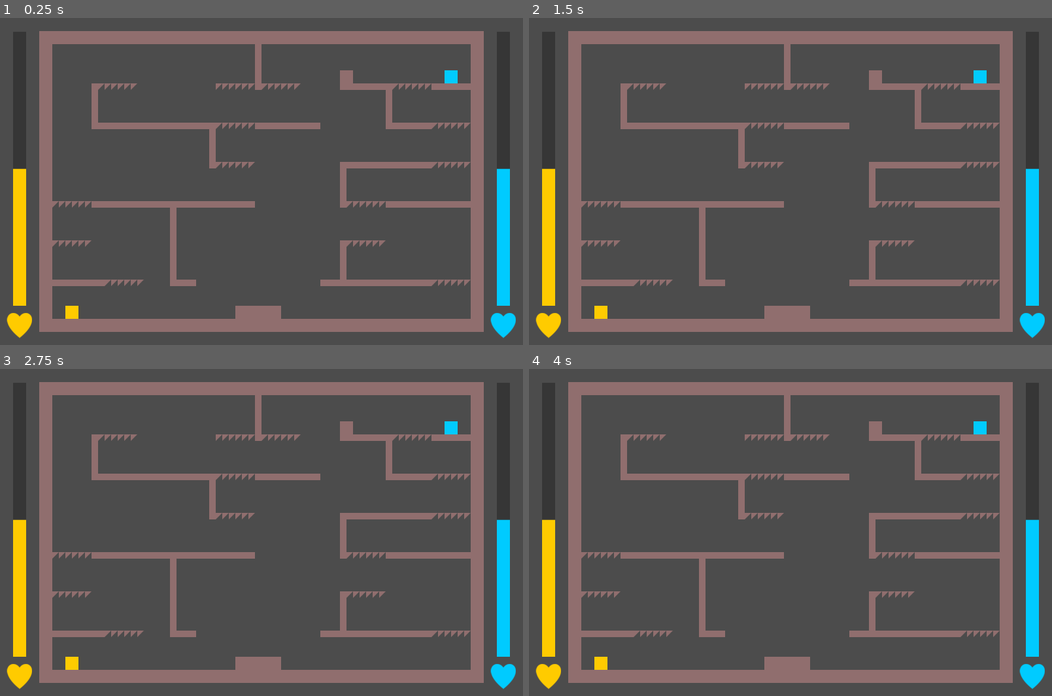
Above: before the commit, frames 1-4 (two rows, left to right).
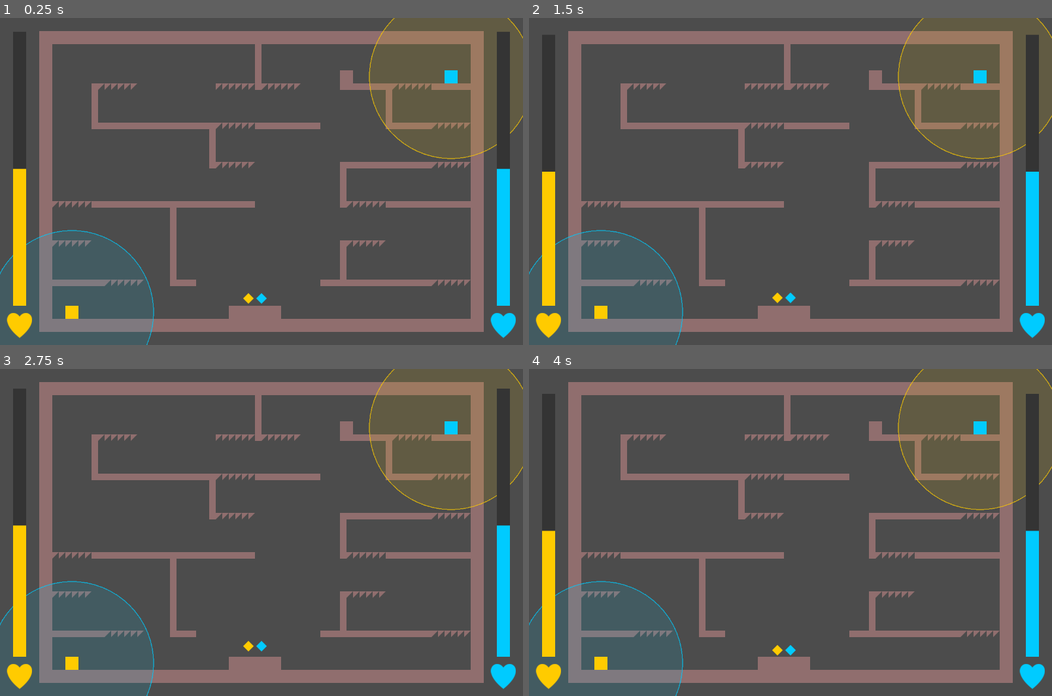
Above: after the commit, the same moments.

Repository: notapixelstudio/keep-love-alive
Game: Godot game, scene res://World.tscn
The game is run twice, just before and just after one commit, with the same random seed, the same clock (stepped at 60 frames per second) and the same inputs.
Inputs:
- Up to frame 1 (0.25 s): no input
- Up to frame 2 (1.5 s): tap Enter at 0.5 s; tap Space at 1.25 s
- Up to frame 3 (2.75 s): no input
- Up to frame 4 (4 s): tap Enter at 2.75 s; tap Space at 3.5 s

The runs differ from the first frame. In frame 1, 0.5% of the frame differs, in the area x 0-100%, y 0-100%; in frame 2, 0.6%; in frame 3, 0.6%; in frame 4, 0.8%.

Commit message:
first sprint completed with basic functionality

Diff:
--- /dev/null
+++ b/godot/Bar.gd
@@ -0,0 +1,12 @@
+extends Node2D
+
+export var player = 'p1'
+
+func _ready():
+	$Heart.modulate = global.players[player].color
+	$LoveBar.modulate = global.players[player].color
+	update()
+
+func update():
+	$LifeBar.value = global.players[player].life
+	$LoveBar.value = global.players[player].love
--- /dev/null
+++ b/godot/Bar.tscn
@@ -0,0 +1,49 @@
+[gd_scene load_steps=6 format=2]
+
+[ext_resource path="res://assets/heart.png" type="Texture" id=1]
+[ext_resource path="res://Bar.gd" type="Script" id=2]
+
+
+[sub_resource type="StyleBoxFlat" id=2]
+bg_color = Color( 0.207843, 0.207843, 0.207843, 1 )
+
+[sub_resource type="StyleBoxFlat" id=3]
+bg_color = Color( 0.6, 0.6, 0.6, 0 )
+
+[sub_resource type="StyleBoxFlat" id=1]
+bg_color = Color( 1, 1, 1, 1 )
+
+[node name="Bar" type="Node2D"]
+script = ExtResource( 2 )
+
+[node name="LifeBar" type="ProgressBar" parent="."]
+margin_left = 32.0
+margin_top = 704.0
+margin_right = 702.0
+margin_bottom = 736.0
+rect_rotation = -90.0
+custom_styles/fg = SubResource( 2 )
+custom_styles/bg = SubResource( 3 )
+value = 100.0
+percent_visible = false
+__meta__ = {
+"_edit_use_anchors_": false
+}
+
+[node name="LoveBar" type="ProgressBar" parent="."]
+margin_left = 32.0
+margin_top = 704.0
+margin_right = 702.0
+margin_bottom = 736.0
+rect_rotation = -90.0
+custom_styles/fg = SubResource( 1 )
+custom_styles/bg = SubResource( 3 )
+value = 50.0
+percent_visible = false
+__meta__ = {
+"_edit_use_anchors_": false
+}
+
+[node name="Heart" type="Sprite" parent="."]
+position = Vector2( 48, 752 )
+texture = ExtResource( 1 )
--- a/godot/Character.gd
+++ b/godot/Character.gd
@@ -1,6 +1,7 @@
 extends KinematicBody2D
 
-export var color = Color(1,1,1,1) setget set_color
+class_name Character
+
 export var player = 'p1'
 export var speed = 400
 export var jump_speed = 600
@@ -8,9 +9,12 @@
 
 var velocity = Vector2()
 
-func set_color(v):
-	color = v
-	$Sprite.modulate = color
+func _ready():
+	$Sprite.modulate = global.players[player].color
+	if player == 'p1':
+		$Circle.player = 'p2'
+	else:
+		$Circle.player = 'p1'
 
 func _process(delta):
 	var dir_x = int(Input.is_action_pressed(player+'_right'))-int(Input.is_action_pressed(player+'_left'))
@@ -30,3 +34,9 @@
 			velocity.y += 2*gravity*delta
 
 	velocity = move_and_slide(velocity, Vector2(0,-1))
+
+func is_cherised():
+	for area in $CheckCherised.get_overlapping_areas():
+		if area != $Circle and area.is_in_group('cherish'):
+			return true
+	return false
--- a/godot/Character.tscn
+++ b/godot/Character.tscn
@@ -1,7 +1,8 @@
-[gd_scene load_steps=4 format=2]
+[gd_scene load_steps=5 format=2]
 
 [ext_resource path="res://assets/character.png" type="Texture" id=1]
 [ext_resource path="res://Character.gd" type="Script" id=2]
+[ext_resource path="res://Circle.tscn" type="PackedScene" id=3]
 
 [sub_resource type="RectangleShape2D" id=1]
 extents = Vector2( 16, 16 )
@@ -9,8 +10,15 @@
 [node name="Character" type="KinematicBody2D"]
 script = ExtResource( 2 )
 
+[node name="Circle" parent="." instance=ExtResource( 3 )]
+
 [node name="CollisionShape2D" type="CollisionShape2D" parent="."]
 shape = SubResource( 1 )
 
 [node name="Sprite" type="Sprite" parent="."]
 texture = ExtResource( 1 )
+
+[node name="CheckCherised" type="Area2D" parent="."]
+
+[node name="CollisionShape2D" type="CollisionShape2D" parent="CheckCherised"]
+shape = SubResource( 1 )
--- /dev/null
+++ b/godot/Circle.gd
@@ -0,0 +1,27 @@
+extends Node2D
+
+
+export var radius = 200
+export var player = 'p1' setget set_player
+
+func set_player(v):
+	player = v
+	refresh()
+
+func refresh():
+	modulate = global.players[player].color
+
+func _ready():
+	refresh()
+	$CollisionShape2D.shape.radius = radius
+
+	var points = []
+	var precision = 0.1
+	var alpha = 0
+	while alpha < 2*PI:
+		points.append(Vector2(radius*cos(alpha), radius*sin(alpha)))
+		alpha += precision
+
+	$Polygon2D.polygon = PoolVector2Array(points)
+	points.append(points[0])
+	$Line2D.points = PoolVector2Array(points)
--- /dev/null
+++ b/godot/Circle.tscn
@@ -0,0 +1,21 @@
+[gd_scene load_steps=3 format=2]
+
+[ext_resource path="res://Circle.gd" type="Script" id=1]
+
+[sub_resource type="CircleShape2D" id=1]
+
+[node name="Circle" type="Area2D" groups=[
+"cherish",
+]]
+script = ExtResource( 1 )
+
+[node name="CollisionShape2D" type="CollisionShape2D" parent="."]
+shape = SubResource( 1 )
+
+[node name="Polygon2D" type="Polygon2D" parent="."]
+modulate = Color( 1, 1, 1, 0.117647 )
+
+[node name="Line2D" type="Line2D" parent="."]
+modulate = Color( 1, 1, 1, 0.729412 )
+width = 2.0
+default_color = Color( 1, 1, 1, 1 )
--- /dev/null
+++ b/godot/Todo.gd
@@ -0,0 +1,23 @@
+extends Area2D
+
+export var value = 1
+export var player = 'p1'
+export var active = false setget set_active
+export var couple_chance = 0.2
+
+func set_active(v):
+	active = v
+	visible = active
+
+func _ready():
+	modulate = global.players[player].color
+	set_active(active)
+
+signal checked
+func _on_Todo_body_entered(body):
+	if active and body is Character and body.player == player:
+		emit_signal('checked', self)
+		set_active(false)
+
+func activate():
+	set_active(true)
--- /dev/null
+++ b/godot/Todo.tscn
@@ -0,0 +1,38 @@
+[gd_scene load_steps=5 format=2]
+
+[ext_resource path="res://assets/todo.png" type="Texture" id=1]
+[ext_resource path="res://Todo.gd" type="Script" id=2]
+
+[sub_resource type="Animation" id=1]
+resource_name = "float"
+length = 2.0
+loop = true
+tracks/0/type = "value"
+tracks/0/path = NodePath(".:position:y")
+tracks/0/interp = 1
+tracks/0/loop_wrap = true
+tracks/0/imported = false
+tracks/0/enabled = true
+tracks/0/keys = {
+"times": PoolRealArray( 0, 0.8, 2 ),
+"transitions": PoolRealArray( -2, -2, -2 ),
+"update": 0,
+"values": [ 0.0, -10.0, 0.0 ]
+}
+
+[sub_resource type="RectangleShape2D" id=2]
+extents = Vector2( 16, 16 )
+
+[node name="Todo" type="Area2D"]
+script = ExtResource( 2 )
+
+[node name="Sprite" type="Sprite" parent="."]
+texture = ExtResource( 1 )
+
+[node name="AnimationPlayer" type="AnimationPlayer" parent="Sprite"]
+autoplay = "float"
+anims/float = SubResource( 1 )
+
+[node name="CollisionShape2D" type="CollisionShape2D" parent="."]
+shape = SubResource( 2 )
+[connection signal="body_entered" from="." to="." method="_on_Todo_body_entered"]
--- /dev/null
+++ b/godot/TodoGroup.gd
@@ -0,0 +1,27 @@
+extends Node2D
+
+class_name TodoGroup
+
+export var probability = 1
+
+func _ready():
+	for todo in get_children():
+		todo.connect('checked', self, '_on_Todo_checked')
+
+signal checked
+func _on_Todo_checked(todo):
+	emit_signal('checked', todo)
+
+static func compare(a, b):
+	if a.probability > b.probability:
+		return true
+	return false
+
+func activate(player):
+	for todo in get_children():
+		if todo.player == player and todo.couple_chance > 0:
+			todo.activate()
+		else:
+			# activate the other according to its couple chance
+			if randf() < todo.couple_chance:
+				todo.activate()
--- /dev/null
+++ b/godot/TodoGroup.tscn
@@ -0,0 +1,11 @@
+[gd_scene load_steps=2 format=2]
+
+[ext_resource path="res://TodoGroup.gd" type="Script" id=1]
+
+[node name="TodoGroup" type="Node2D" groups=[
+"todogroups",
+]]
+script = ExtResource( 1 )
+__meta__ = {
+"_edit_group_": true
+}
--- /dev/null
+++ b/godot/World.gd
@@ -0,0 +1,64 @@
+extends Node2D
+
+onready var todogroups = get_tree().get_nodes_in_group('todogroups')
+var todogroups_chances = []
+var todogroups_chances_max
+
+func _ready():
+	randomize()
+
+	for todogroup in todogroups:
+		todogroup.connect('checked', self, '_on_Todo_checked')
+
+	todogroups.sort_custom(TodoGroup, 'compare')
+	var sum = 0
+	for todogroup in todogroups:
+		sum += todogroup.probability
+		todogroups_chances.append(sum)
+
+	todogroups_chances_max = sum
+
+func _on_Timer_timeout():
+	for p in ['p1','p2']:
+		global.players[p].life -= 1
+
+		if find_node('Character_'+p).is_cherised():
+			global.players[p].love += 1
+		else:
+			global.players[p].love -= 1
+
+		# love can't be more than life
+		global.players[p].love = min(global.players[p].love, global.players[p].life)
+
+		# check game over
+		if global.players[p].love <= 0:
+			game_over()
+
+	update_bars()
+
+func game_over():
+	$Timer.stop()
+
+func update_bars():
+	for p in ['p1','p2']:
+		find_node('Bar_'+p).update()
+
+func _on_Todo_checked(todo):
+	global.players[todo.player].life = min(global.players[todo.player].life + todo.value, 100)
+	update_bars()
+	yield(get_tree().create_timer(2), 'timeout')
+	spawn_todo(todo.player)
+
+func spawn_todo(player):
+	var random = randi() % todogroups_chances_max
+
+	var i = 0
+	for tgc in todogroups_chances:
+		if random < tgc:
+			break
+		i += 1
+
+	todogroups[i].activate(player)
+
+func _on_SpawnTimer_timeout():
+	spawn_todo(['p1','p2'][randi() % 2])
--- a/godot/World.tscn
+++ b/godot/World.tscn
@@ -1,72 +1,226 @@
-[gd_scene load_steps=8 format=2]
+[gd_scene load_steps=7 format=2]
 
 [ext_resource path="res://Tileset.tres" type="TileSet" id=1]
 [ext_resource path="res://Character.tscn" type="PackedScene" id=2]
-[ext_resource path="res://assets/heart.png" type="Texture" id=3]
-
-[sub_resource type="StyleBoxFlat" id=1]
-bg_color = Color( 1, 0.8, 0, 1 )
-
-[sub_resource type="StyleBoxFlat" id=3]
-bg_color = Color( 0.215686, 0.215686, 0.215686, 1 )
-
-[sub_resource type="StyleBoxFlat" id=2]
-bg_color = Color( 0, 0.8, 1, 1 )
-
-[sub_resource type="StyleBoxFlat" id=4]
-bg_color = Color( 0.215686, 0.215686, 0.215686, 1 )
+[ext_resource path="res://Todo.tscn" type="PackedScene" id=3]
+[ext_resource path="res://Bar.tscn" type="PackedScene" id=4]
+[ext_resource path="res://World.gd" type="Script" id=5]
+[ext_resource path="res://TodoGroup.tscn" type="PackedScene" id=6]
 
 [node name="World" type="Node2D"]
+script = ExtResource( 5 )
+
+[node name="Timer" type="Timer" parent="."]
+autostart = true
+
+[node name="SpawnTimer" type="Timer" parent="."]
+wait_time = 8.0
+autostart = true
 
 [node name="SolidTiles" type="TileMap" parent="."]
 tile_set = ExtResource( 1 )
 cell_size = Vector2( 16, 16 )
 format = 1
-tile_data = PoolIntArray( 131078, 0, 0, 131079, 0, 0, 131080 …(8147 unchanged characters)… , 0, 2883590, 0, 0, 2883591, 0, 0, 2883620, 0, 0, 2883621, 0, 0, 2883622, 0, 0, 2883623, 0, 0, 2883624, 0, 0, 2883625, 0, 0, 2883626, 0, 0, 2883656, 0, 0, 2883657, 0, 0, 2949126, 0, 0, 2949127, 0, 0, 2949156, 0, 0, 2949157, 0, 0, 29 …(2143 unchanged characters)…
-
-[node name="Character1" parent="." instance=ExtResource( 2 )]
+tile_data = PoolIntArray( 131078, 0, 0, 131079, 0, 0, 131080 …(8147 unchanged characters)… , 0, 2883590, 0, 0, 2883591, 0, 0, 2883619, 0, 0, 2883620, 0, 0, 2883621, 0, 0, 2883622, 0, 0, 2883623, 0, 0, 2883624, 0, 0, 2883625, 0, 0, 2883626, 0, 0, 2883656, 0, 0, 2883657, 0, 0, 2949126, 0, 0, 2949127, 0, 0, 2949155, 0, 0, 2949156, 0, 0, 2949157, 0, 0, 29 …(2143 unchanged characters)…
+
+[node name="Character_p1" parent="." instance=ExtResource( 2 )]
 position = Vector2( 176, 688 )
-color = Color( 1, 0.8, 0, 1 )
-
-[node name="Character2" parent="." instance=ExtResource( 2 )]
+
+[node name="Character_p2" parent="." instance=ExtResource( 2 )]
 position = Vector2( 1104, 112 )
-color = Color( 0, 0.8, 1, 1 )
-player = "p2"
-
-[node name="LoveBar1" type="ProgressBar" parent="."]
-margin_left = 32.0
-margin_top = 704.0
-margin_right = 702.0
-margin_bottom = 736.0
-rect_rotation = -90.0
-custom_styles/fg = SubResource( 1 )
-custom_styles/bg = SubResource( 3 )
-value = 50.0
-percent_visible = false
-__meta__ = {
-"_edit_use_anchors_": false
-}
-
-[node name="LoveBar2" type="ProgressBar" parent="."]
-margin_left = 1216.0
-margin_top = 704.0
-margin_right = 1886.0
-margin_bottom = 736.0
-rect_rotation = -90.0
-custom_styles/fg = SubResource( 2 )
-custom_styles/bg = SubResource( 4 )
-value = 50.0
-percent_visible = false
-__meta__ = {
-"_edit_use_anchors_": false
-}
-
-[node name="Heart1" type="Sprite" parent="."]
-modulate = Color( 1, 0.8, 0, 1 )
-position = Vector2( 48, 752 )
-texture = ExtResource( 3 )
-
-[node name="Heart2" type="Sprite" parent="."]
-modulate = Color( 0, 0.8, 1, 1 )
-position = Vector2( 1232, 752 )
-texture = ExtResource( 3 )
+player = "p2"
+
+[node name="Bar_p1" parent="." instance=ExtResource( 4 )]
+
+[node name="Bar_p2" parent="." instance=ExtResource( 4 )]
+position = Vector2( 1184, 0 )
+player = "p2"
+
+[node name="TodoGroup" parent="." instance=ExtResource( 6 )]
+position = Vector2( 608, 688 )
+probability = 2
+
+[node name="Todo" parent="TodoGroup" instance=ExtResource( 3 )]
+active = true
+couple_chance = 0.8
+
+[node name="Todo5" parent="TodoGroup" instance=ExtResource( 3 )]
+position = Vector2( 32, 0 )
+player = "p2"
+active = true
+couple_chance = 0.8
+
+[node name="TodoGroup2" parent="." instance=ExtResource( 6 )]
+position = Vector2( 240, 720 )
+probability = 40
+
+[node name="Todo" parent="TodoGroup2" instance=ExtResource( 3 )]
+couple_chance = 1.0
+
+[node name="Todo5" parent="TodoGroup2" instance=ExtResource( 3 )]
+position = Vector2( 32, 0 )
+player = "p2"
+couple_chance = 0.05
+
+[node name="TodoGroup3" parent="." instance=ExtResource( 6 )]
+position = Vector2( 1008, 144 )
+probability = 40
+
+[node name="Todo" parent="TodoGroup3" instance=ExtResource( 3 )]
+couple_chance = 0.05
+
+[node name="Todo5" parent="TodoGroup3" instance=ExtResource( 3 )]
+position = Vector2( 32, 0 )
+player = "p2"
+couple_chance = 1.0
+
+[node name="TodoGroup4" parent="." instance=ExtResource( 6 )]
+position = Vector2( 672, 144 )
+probability = 4
+
+[node name="Todo" parent="TodoGroup4" instance=ExtResource( 3 )]
+
+[node name="Todo5" parent="TodoGroup4" instance=ExtResource( 3 )]
+position = Vector2( 32, 0 )
+player = "p2"
+
+[node name="TodoGroup5" parent="." instance=ExtResource( 6 )]
+position = Vector2( 880, 624 )
+probability = 50
+
+[node name="Todo" parent="TodoGroup5" instance=ExtResource( 3 )]
+couple_chance = -1.0
+
+[node name="Todo5" parent="TodoGroup5" instance=ExtResource( 3 )]
+position = Vector2( 32, 0 )
+player = "p2"
+couple_chance = 1.0
+
+[node name="TodoGroup6" parent="." instance=ExtResource( 6 )]
+position = Vector2( 432, 368 )
+probability = 5
+
+[node name="Todo" parent="TodoGroup6" instance=ExtResource( 3 )]
+
+[node name="Todo5" parent="TodoGroup6" instance=ExtResource( 3 )]
+position = Vector2( 32, 0 )
+player = "p2"
+
+[node name="TodoGroup7" parent="." instance=ExtResource( 6 )]
+position = Vector2( 272, 144 )
+probability = 6
+
+[node name="Todo" parent="TodoGroup7" instance=ExtResource( 3 )]
+
+[node name="Todo5" parent="TodoGroup7" instance=ExtResource( 3 )]
+position = Vector2( 32, 0 )
+player = "p2"
+
+[node name="TodoGroup8" parent="." instance=ExtResource( 6 )]
+position = Vector2( 720, 496 )
+
+[node name="Todo" parent="TodoGroup8" instance=ExtResource( 3 )]
+
+[node name="Todo5" parent="TodoGroup8" instance=ExtResource( 3 )]
+position = Vector2( 32, 0 )
+player = "p2"
+
+[node name="TodoGroup9" parent="." instance=ExtResource( 6 )]
+position = Vector2( 864, 336 )
+probability = 5
+
+[node name="Todo" parent="TodoGroup9" instance=ExtResource( 3 )]
+
+[node name="Todo5" parent="TodoGroup9" instance=ExtResource( 3 )]
+position = Vector2( 32, 0 )
+player = "p2"
+
+[node name="TodoGroup10" parent="." instance=ExtResource( 6 )]
+position = Vector2( 992, 432 )
+probability = 5
+
+[node name="Todo" parent="TodoGroup10" instance=ExtResource( 3 )]
+
+[node name="Todo5" parent="TodoGroup10" instance=ExtResource( 3 )]
+position = Vector2( 32, 0 )
+player = "p2"
+
+[node name="TodoGroup11" parent="." instance=ExtResource( 6 )]
+position = Vector2( 960, 720 )
+probability = 5
+
+[node name="Todo" parent="TodoGroup11" instance=ExtResource( 3 )]
+
+[node name="Todo5" parent="TodoGroup11" instance=ExtResource( 3 )]
+position = Vector2( 32, 0 )
+player = "p2"
+
+[node name="TodoGroup12" parent="." instance=ExtResource( 6 )]
+position = Vector2( 272, 432 )
+probability = 6
+
+[node name="Todo" parent="TodoGroup12" instance=ExtResource( 3 )]
+
+[node name="Todo5" parent="TodoGroup12" instance=ExtResource( 3 )]
+position = Vector2( 32, 0 )
+player = "p2"
+
+[node name="TodoGroup13" parent="." instance=ExtResource( 6 )]
+position = Vector2( 160, 240 )
+
+[node name="Todo" parent="TodoGroup13" instance=ExtResource( 3 )]
+
+[node name="Todo5" parent="TodoGroup13" instance=ExtResource( 3 )]
+position = Vector2( 32, 0 )
+player = "p2"
+
+[node name="TodoGroup14" parent="." instance=ExtResource( 6 )]
+position = Vector2( 336, 528 )
+
+[node name="Todo" parent="TodoGroup14" instance=ExtResource( 3 )]
+
+[node name="Todo5" parent="TodoGroup14" instance=ExtResource( 3 )]
+position = Vector2( 32, 0 )
+player = "p2"
+
+[node name="TodoGroup15" parent="." instance=ExtResource( 6 )]
+position = Vector2( 464, 528 )
+
+[node name="Todo" parent="TodoGroup15" instance=ExtResource( 3 )]
+
+[node name="Todo5" parent="TodoGroup15" instance=ExtResource( 3 )]
+position = Vector2( 32, 0 )
+player = "p2"
+
+[node name="TodoGroup16" parent="." instance=ExtResource( 6 )]
+position = Vector2( 688, 240 )
+probability = 5
+
+[node name="Todo" parent="TodoGroup16" instance=ExtResource( 3 )]
+
+[node name="Todo5" parent="TodoGroup16" instance=ExtResource( 3 )]
+position = Vector2( 32, 0 )
+player = "p2"
+
+[node name="TodoGroup17" parent="." instance=ExtResource( 6 )]
+position = Vector2( 272, 240 )
+probability = 50
+
+[node name="Todo" parent="TodoGroup17" instance=ExtResource( 3 )]
+couple_chance = 1.0
+
+[node name="Todo5" parent="TodoGroup17" instance=ExtResource( 3 )]
+position = Vector2( 32, 0 )
+player = "p2"
+couple_chance = -1.0
+
+[node name="TodoGroup18" parent="." instance=ExtResource( 6 )]
+position = Vector2( 880, 144 )
+
+[node name="Todo" parent="TodoGroup18" instance=ExtResource( 3 )]
+
+[node name="Todo5" parent="TodoGroup18" instance=ExtResource( 3 )]
+position = Vector2( 32, 0 )
+player = "p2"
+[connection signal="timeout" from="Timer" to="." method="_on_Timer_timeout"]
+[connection signal="timeout" from="SpawnTimer" to="." method="_on_SpawnTimer_timeout"]
--- a/godot/assets/all.svg
+++ b/godot/assets/all.svg
@@ -25,9 +25,9 @@
      borderopacity="1.0"
      inkscape:pageopacity="0"
      inkscape:pageshadow="2"
-     inkscape:zoom="2.8"
-     inkscape:cx="126.8218"
-     inkscape:cy="112.50417"
+     inkscape:zoom="1.979899"
+     inkscape:cx="146.58775"
+     inkscape:cy="144.4699"
      inkscape:document-units="px"
      inkscape:current-layer="layer1"
      showgrid="true"
@@ -36,7 +36,9 @@
      inkscape:window-height="1025"
      inkscape:window-x="67"
      inkscape:window-y="27"
-     inkscape:window-maximized="1">
+     inkscape:window-maximized="1"
+     inkscape:snap-global="true"
+     inkscape:snap-object-midpoints="true">
     <inkscape:grid
        type="xygrid"
        id="grid815"
@@ -94,5 +96,15 @@
        d="m 20.754366,265.26593 c 0,5.78796 -8.054366,11.64593 -8.054366,11.64593 0,0 -8.0543669,-5.85797 -8.0543669,-1 …(195 unchanged characters)…
        inkscape:connector-curvature="0"
        style="fill:#ffffff;fill-opacity:1;stroke:none;stroke-width:1.99999988;stroke-miterlimit:4;stroke-dasharray:none;stroke-opacity:1" />
+    <rect
+       inkscape:export-ydpi="96"
+       inkscape:export-xdpi="96"
+       y="246.50063"
+       x="-155.56026"
+       height="4.8490305"
+       width="4.8490305"
+       id="rect4568"
+       style="opacity:1;fill:#ffffff;fill-opacity:1;stroke:none;stroke-width:0.69999993;stroke-linejoin:miter;stroke-miterlimit:4;stroke-dasharray:none;stroke-opacity:1"
+       transform="rotate(-45)" />
   </g>
 </svg>
--- /dev/null
+++ b/godot/global.gd
@@ -0,0 +1,6 @@
+extends Node
+
+var players = {
+	'p1': {'life': 100, 'love': 50, 'color': Color('ffcc00')},
+	'p2': {'life': 100, 'love': 50, 'color': Color('00ccff')}
+}
--- a/godot/project.godot
+++ b/godot/project.godot
@@ -8,9 +8,20 @@
 
 config_version=4
 
-_global_script_classes=[  ]
+_global_script_classes=[ {
+"base": "KinematicBody2D",
+"class": "Character",
+"language": "GDScript",
+"path": "res://Character.gd"
+}, {
+"base": "Node2D",
+"class": "TodoGroup",
+"language": "GDScript",
+"path": "res://TodoGroup.gd"
+} ]
 _global_script_class_icons={
-
+"Character": "",
+"TodoGroup": ""
 }
 
 [application]
@@ -18,6 +29,10 @@
 config/name="Keep the Love Alive"
 run/main_scene="res://World.tscn"
 config/icon="res://icon.png"
+
+[autoload]
+
+global="*res://global.gd"
 
 [display]
 
Binary file added: godot/assets/todo.png
Not shown, added: godot/assets/todo.png.import
